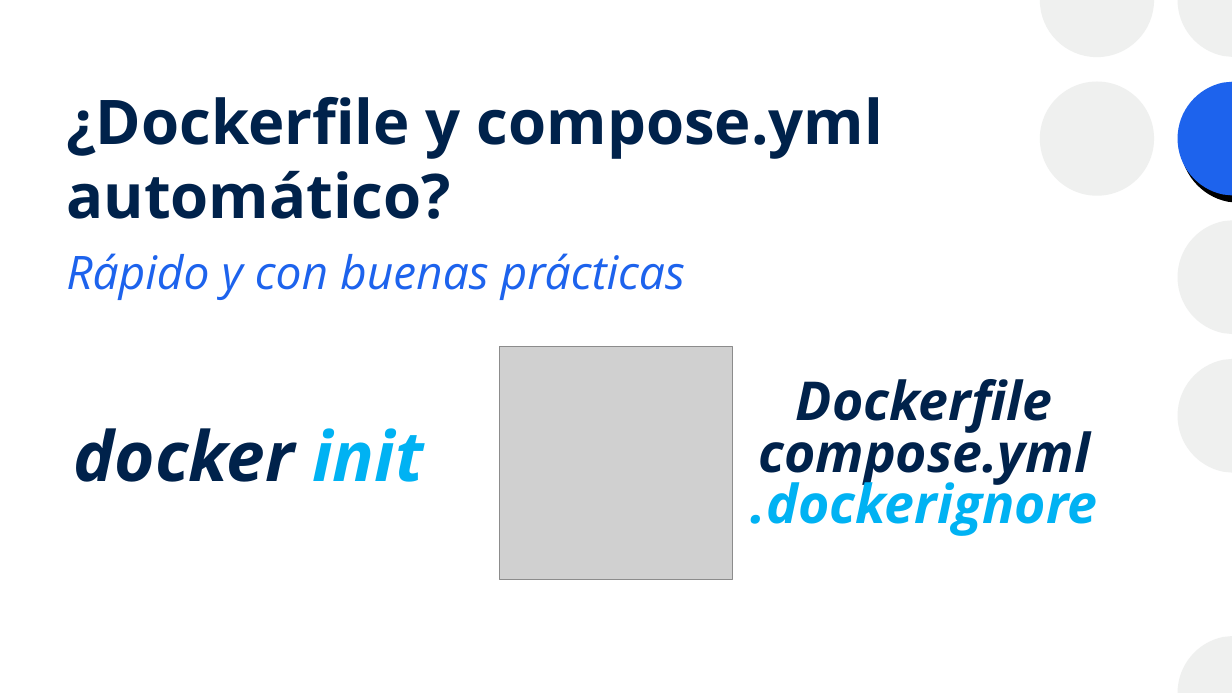
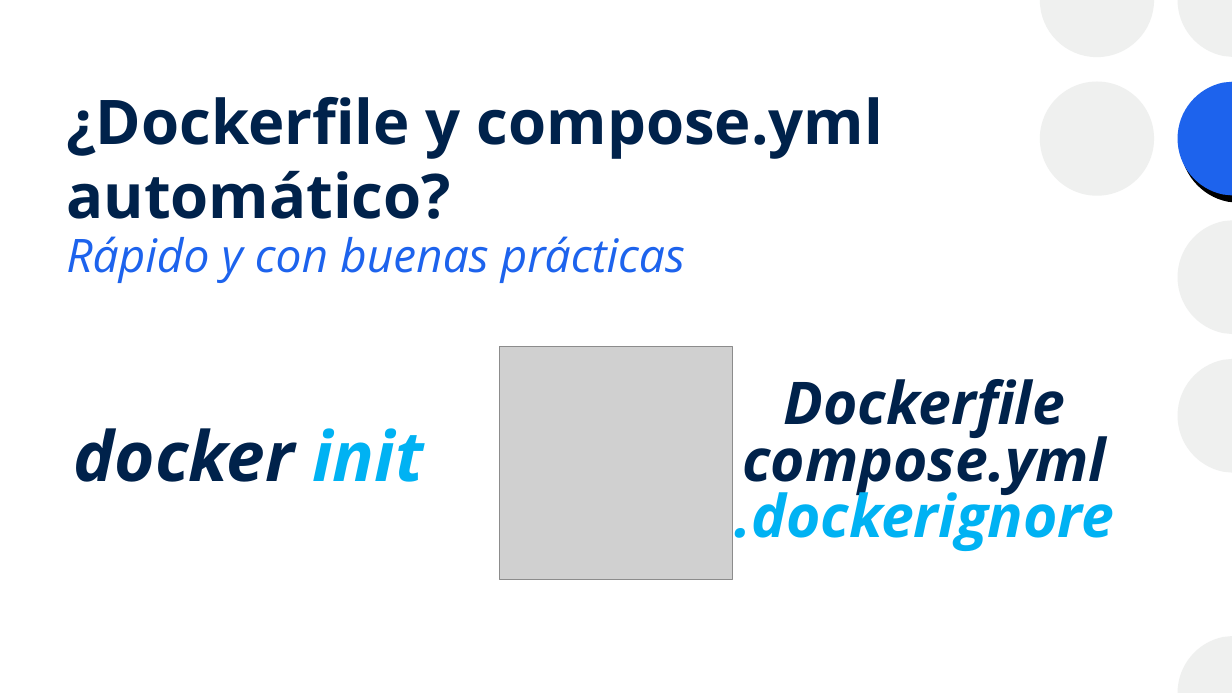
Before and after one commit to josanri/docker-workshop, a slide deck: slide 55 of Introducción a Docker.pptx. Drawn at 1232x693 pixels with LibreOffice and Linux fonts; fonts in the diff are those of the drawing; grey boxes stand for pictures. Boxes give left, top, right and bottom in pixels: in the first picture for what was removed or moved away, otherwise in the second. Text is boxed around its words. In the diff, an @@ line names an element or a change of style, - is before the commit and + after.

```diff
--- a/Introducción a Docker.pptx
+++ b/Introducción a Docker.pptx
@@ subtitle "Rápido y con buenas prácticas": place and size @@
-subtitle "Rápido y con buenas prácticas" at (66,253,685,300)
+subtitle "Rápido y con buenas prácticas" at (66,236,685,283)
@@ text "Dockerfile" at (735,379,1115,551): size 41.9 to 45.9 pt @@
```
Also in this commit, not shown: 16 other slides changed, 2 slides added, 1 slide removed, 1 other file.
